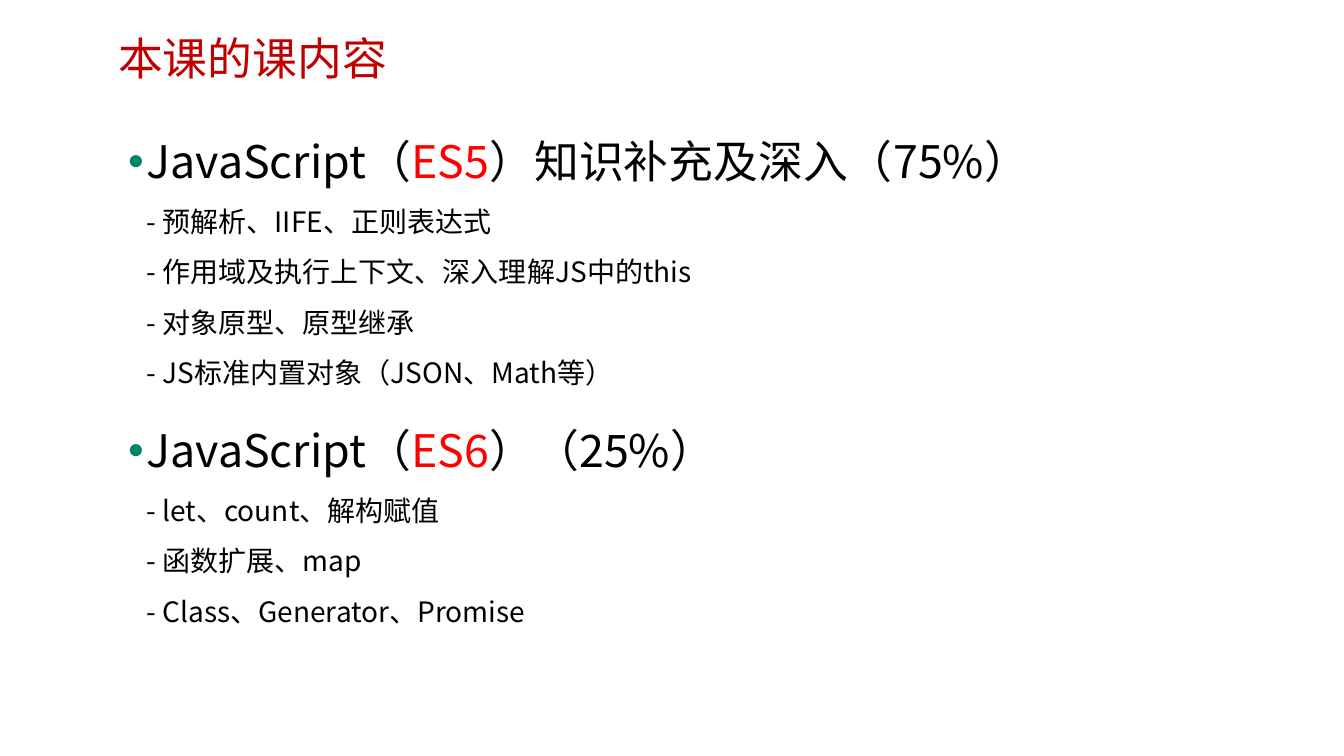
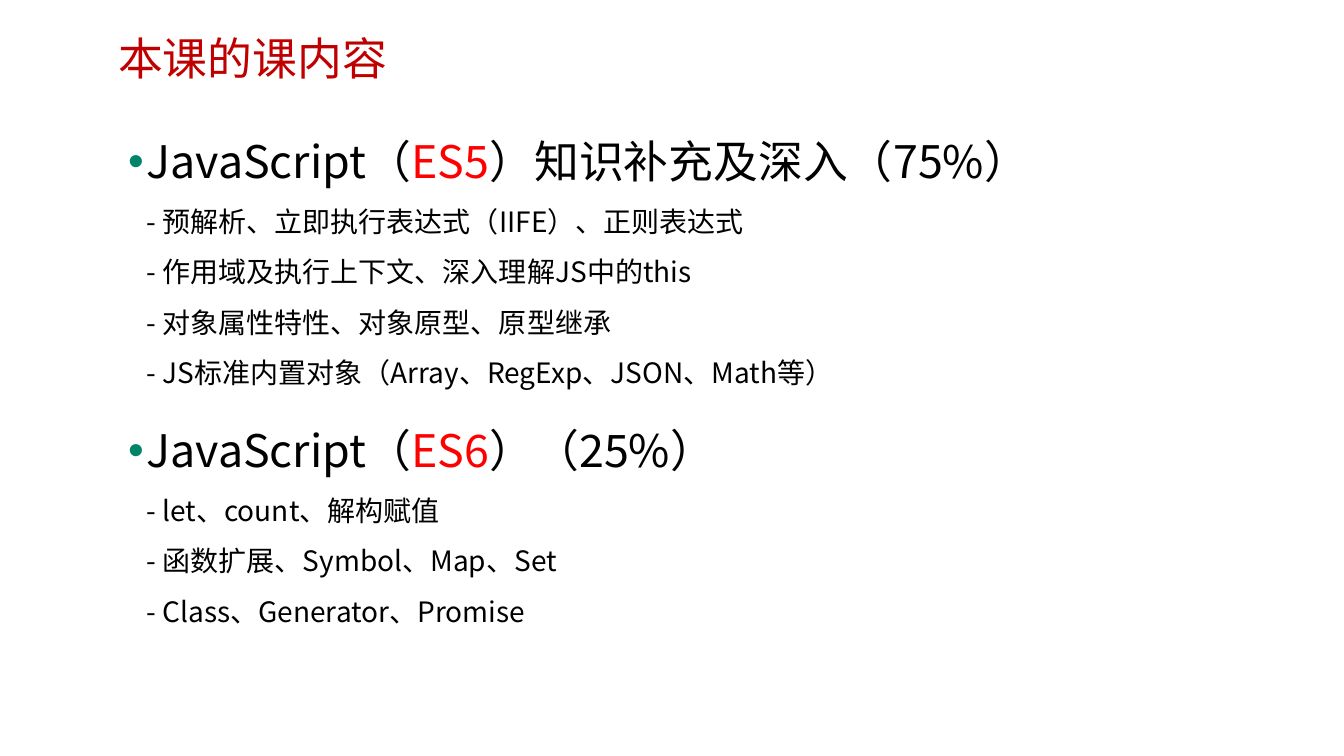
Before and after one commit to edu2act/course-javascript-advanced, a slide deck: slide 5 of 课程PPT/01.JavaScript发展历程及语言特点.pptx. Drawn at 1344x756 pixels with LibreOffice and Linux fonts; fonts in the diff are those of the drawing; background and template pictures are left out. Boxes give left, top, right and bottom in pixels: in the first picture for what was removed or moved away, otherwise in the second. Text is boxed around its words. In the diff, an @@ line names an element or a change of style, - is before the commit and + after.

```diff
--- a/课程PPT/01.JavaScript发展历程及语言特点.pptx
+++ b/课程PPT/01.JavaScript发展历程及语言特点.pptx
@@ text at box(146, 139, 1029, 624): text changed @@
-• JavaScript（ES5）知识补充及深入（75%）
-  - 预解析、IIFE、正则表达式
-  - 作用域及执行上下文、深入理解JS中的this
-  - 对象原型、原型继承
-  - JS标准内置对象（JSON、Math等）
-• JavaScript（ES6）（25%）
-  - let、count、解构赋值
-  - 函数扩展、map
-  - Class、Generator、Promise
+• JavaScript（ES5）知识补充及深入（75%）
+  - 预解析、立即执行表达式（IIFE）、正则表达式
+  - 作用域及执行上下文、深入理解JS中的this
+  - 对象属性特性、对象原型、原型继承
+  - JS标准内置对象（Array、RegExp、JSON、Math等）
+• JavaScript（ES6）（25%）
+  - let、count、解构赋值
+  - 函数扩展、Symbol、Map、Set
+  - Class、Generator、Promise
```
Also in this commit, not shown: 6 other slides changed, 1 slide removed, 3 other files.
